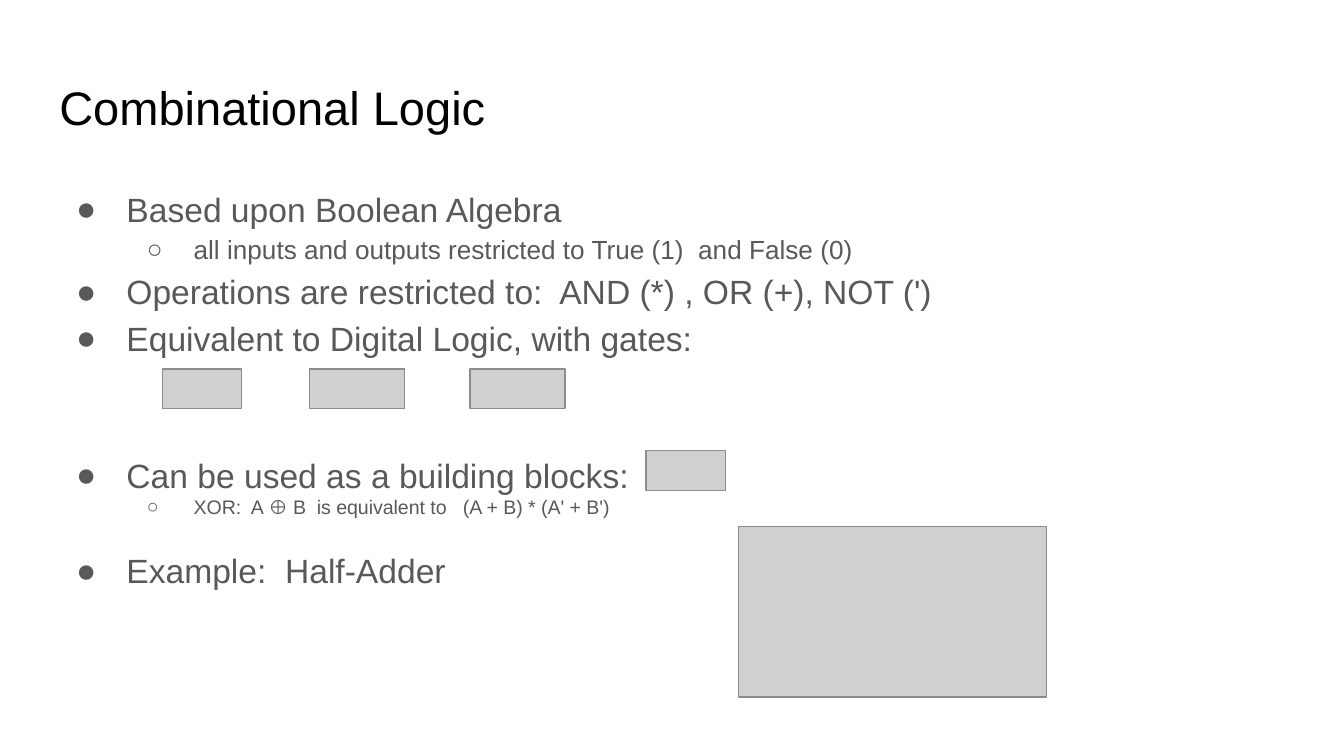
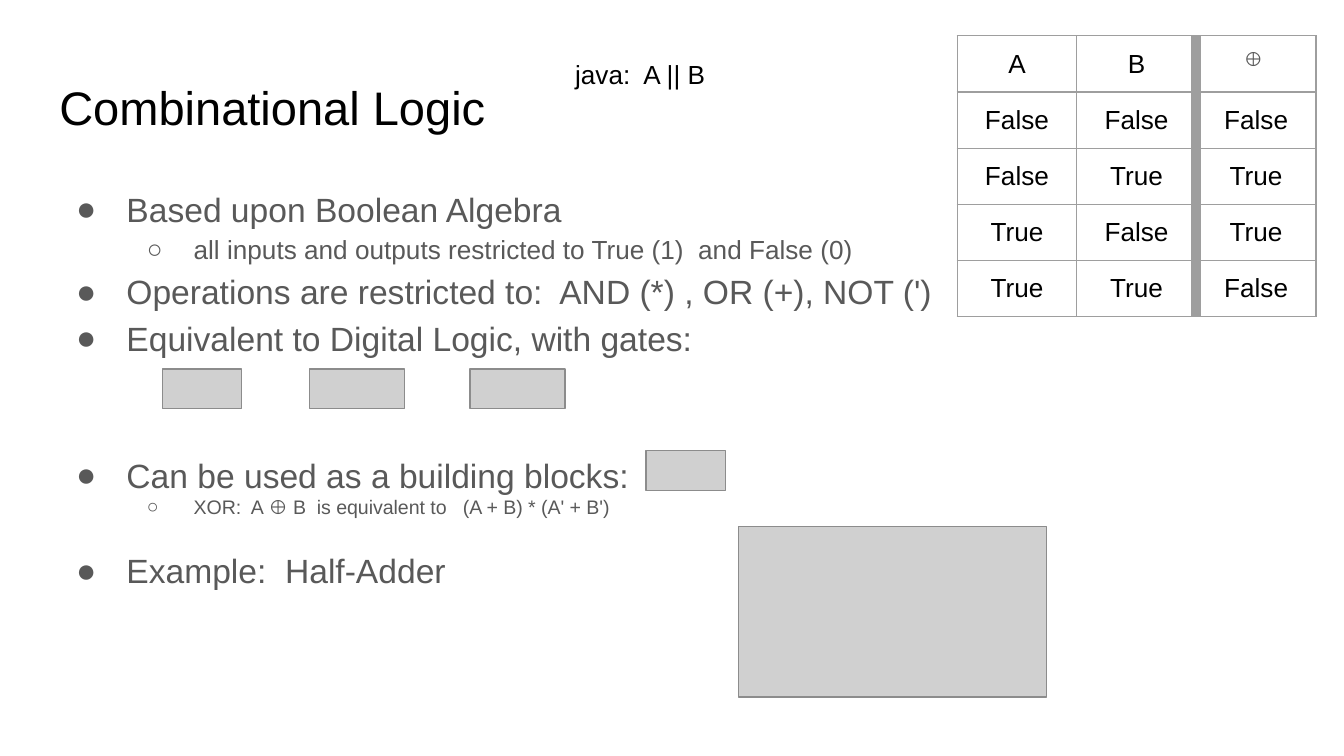
Before and after one commit to COMP122/comp122-s22, a slide deck: slide 8 of models_comp_comm/documents/Models.pptx. Drawn at 1344x756 pixels with LibreOffice and Linux fonts; fonts in the diff are those of the drawing; grey boxes stand for pictures. Boxes give left, top, right and bottom in pixels: in the first picture for what was removed or moved away, otherwise in the second. Text is boxed around its words. In the diff, an @@ line names an element or a change of style, - is before the commit and + after.

```diff
--- a/models_comp_comm/documents/Models.pptx
+++ b/models_comp_comm/documents/Models.pptx
@@ table added at [957, 36, 1316, 477], 5 rows, 3 columns @@
+A | B | ⊕
+False | False | False
+False | True | True
+True | False | True
+True | True | False
@@ text added at [575, 65, 705, 90], 14 pt, text #000000 @@
+java: A || B
```
Also in this commit, not shown: 10 other slides changed, 4 other files.
